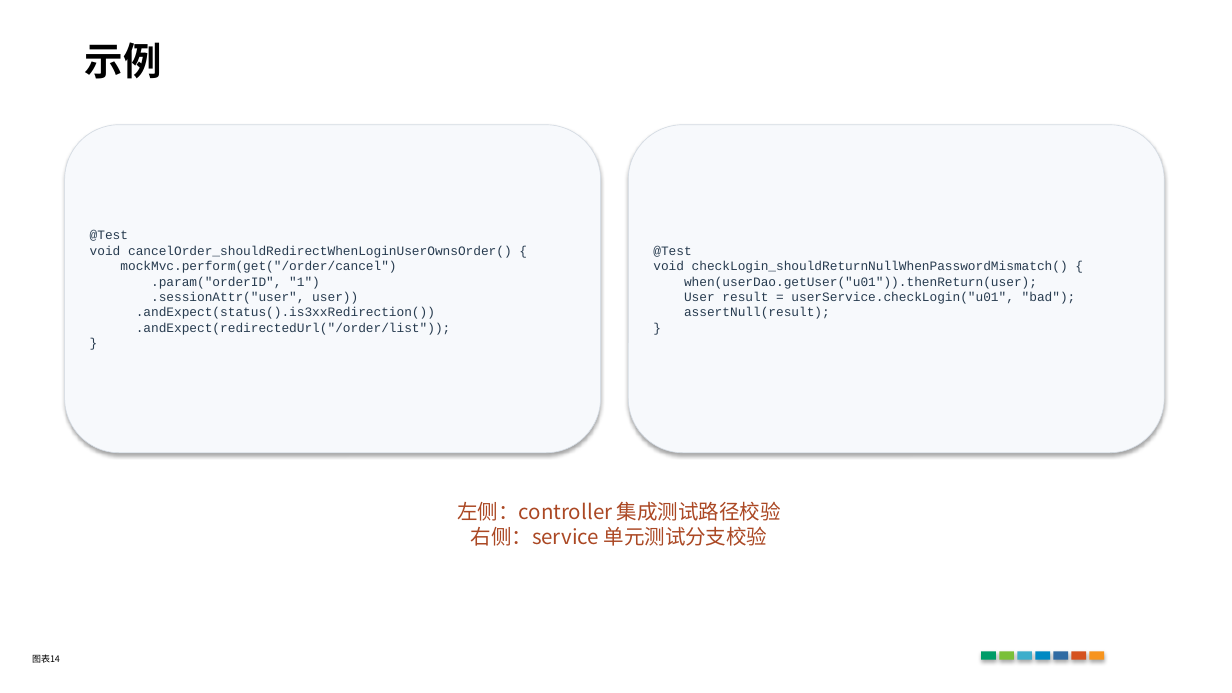
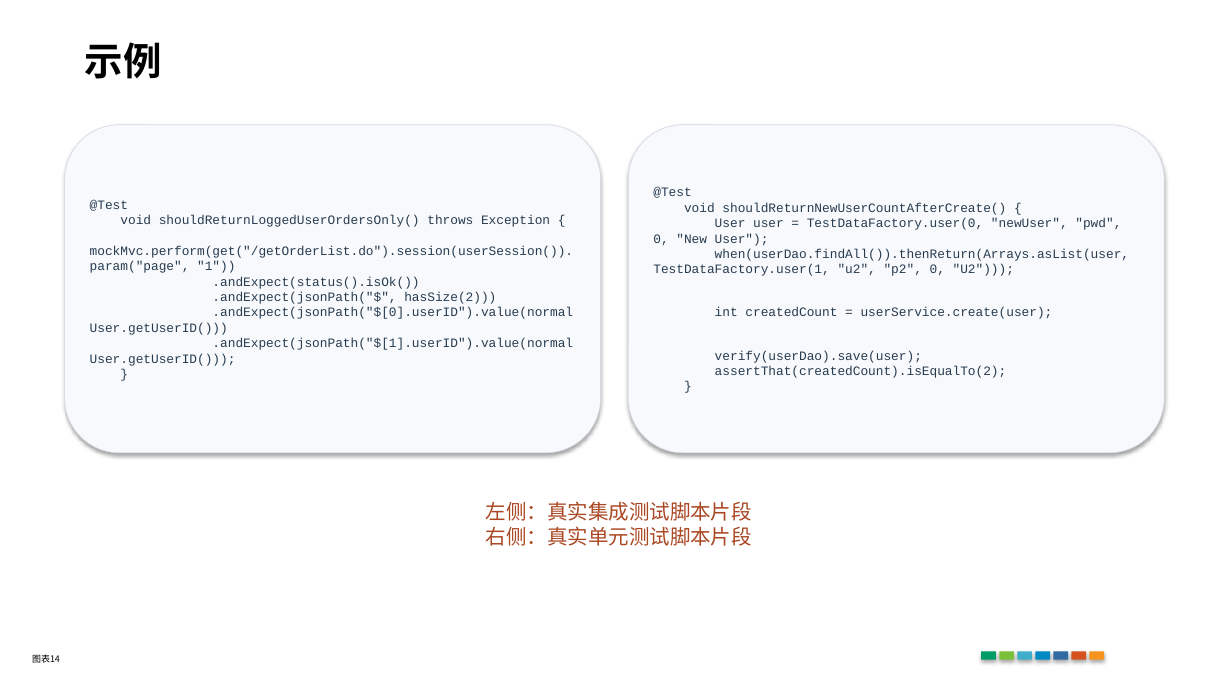
Before and after one commit to HuayuSha/softtest-PJ1, a slide deck: slide 14 of docs/output/PJ1测试汇报_成果展示风格版.pptx. Drawn at 1232x693 pixels with LibreOffice and Linux fonts; fonts in the diff are those of the drawing. Boxes give left, top, right and bottom in pixels: in the first picture for what was removed or moved away, otherwise in the second. Text is boxed around its words. In the diff, an @@ line names an element or a change of style, - is before the commit and + after.

```diff
--- a/docs/output/PJ1测试汇报_成果展示风格版.pptx
+++ b/docs/output/PJ1测试汇报_成果展示风格版.pptx
@@ text in rounded rectangle at box(653, 202, 1129, 378): text changed @@
-void checkLogin_shouldReturnNullWhenPasswordMismatch() {
-when(userDao.getUser("u01")).thenReturn(user);
-User result = userService.checkLogin("u01", "bad");
-assertNull(result);
+void shouldReturnNewUserCountAfterCreate() {
+User user = TestDataFactory.user(0, "newUser", "pwd", 0, "New User");
+when(userDao.findAll()).thenReturn(Arrays.asList(user, TestDataFactory.user(1, "u2", "p2", 0, "U2")));
+int createdCount = userService.create(user);
+verify(userDao).save(user);
+assertThat(createdCount).isEqualTo(2);
@@ text in rounded rectangle at box(90, 215, 573, 366): text changed @@
-void cancelOrder_shouldRedirectWhenLoginUserOwnsOrder() {
-mockMvc.perform(get("/order/cancel")
-.param("orderID", "1")
-.sessionAttr("user", user))
-.andExpect(status().is3xxRedirection())
-.andExpect(redirectedUrl("/order/list"));
+void shouldReturnLoggedUserOrdersOnly() throws Exception {
+mockMvc.perform(get("/getOrderList.do").session(userSession()).param("page", "1"))
+.andExpect(status().isOk())
+.andExpect(jsonPath("$", hasSize(2)))
+.andExpect(jsonPath("$[0].userID").value(normalUser.getUserID()))
+.andExpect(jsonPath("$[1].userID").value(normalUser.getUserID()));
@@ text at box(486, 501, 752, 546): text changed @@
-左侧：controller 集成测试路径校验
-右侧：service 单元测试分支校验
+左侧：真实集成测试脚本片段
+右侧：真实单元测试脚本片段
```
Also in this commit, not shown: 8 other slides changed, 2 other files.
